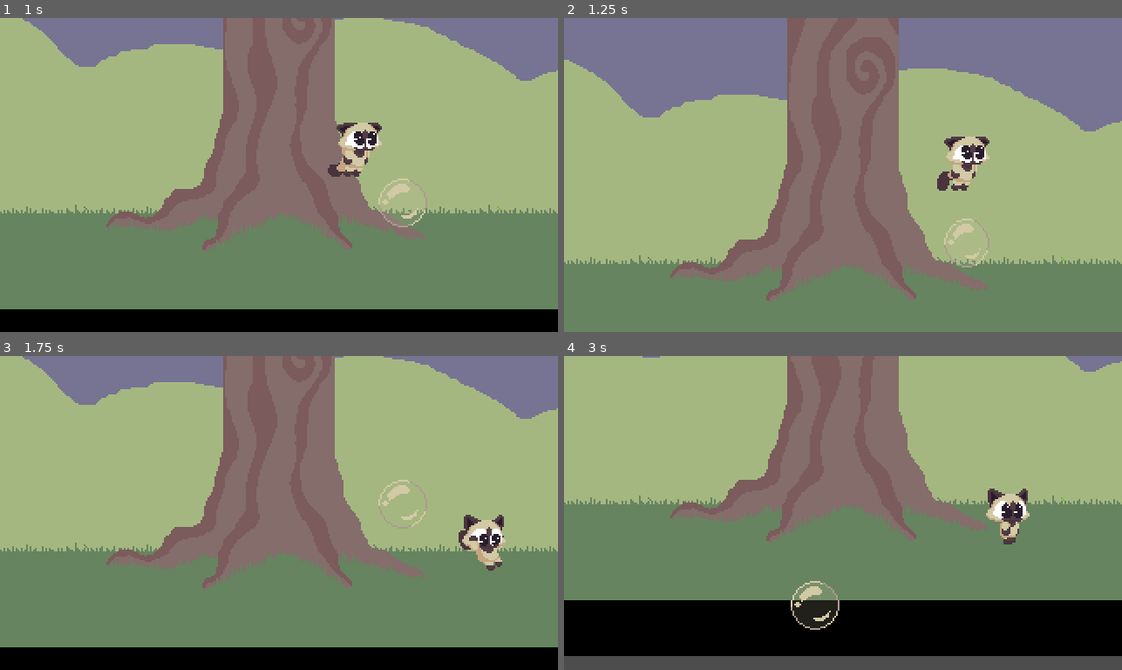
Above: before the commit, frames 1-4 (two rows, left to right).
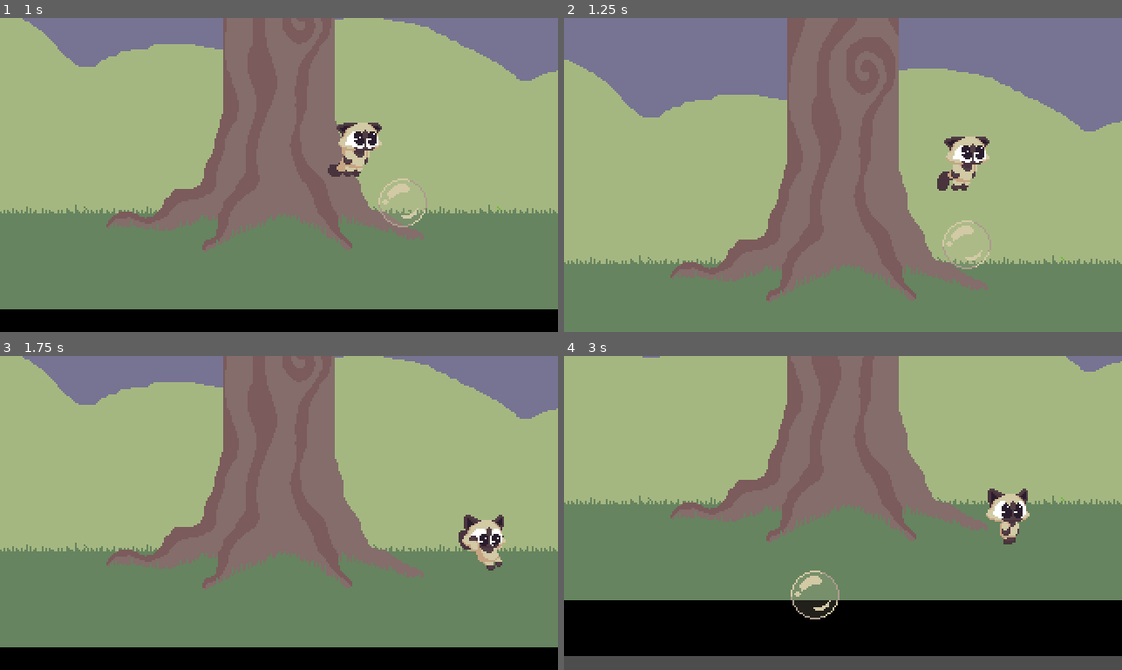
Above: after the commit, the same moments.

Repository: YhagoTomasini/BUbbling_Up
Game: Godot game, scene res://level/level.tscn
Two runs of this game, one before a commit and one after it. Both use one fixed random seed, a clock stepped at 60 frames per second and the inputs below.
Inputs (mouse positions are in pixels of both pictures, inside the frame that each line leads up to):
- Up to frame 1 (1 s): move the mouse to (401, 159) at 0.52 s; hold D (right) from 0.53 s (still down); click (401, 159) at 0.67 s; tap Space (jump) at 0.77 s
- Up to frame 2 (1.25 s): keep holding D (right)
- Up to frame 3 (1.75 s): keep holding D (right); move the mouse to (167, 528) at 1.27 s; tap Space (jump) at 1.52 s
- Up to frame 4 (3 s): move the mouse to (898, 443) at 2.02 s; release D (right) at 2.03 s; hold A (left) 2.03-2.78 s; move the mouse to (815, 575) at 2.77 s; hold D (right) from 2.78 s (still down); click (815, 575) at 2.92 s

Frame 1 is identical in both runs. In frame 2, 0.3% of the frame differs, in the area x 67-77%, y 63-80%; in frame 3, 0.3%; in frame 4, 0.7%, in the area x 40-50%, y 68-88%.

Commit message:
fixed bubble

Diff:
--- a/bubble/bubble.tscn
+++ b/bubble/bubble.tscn
@@ -169,4 +169,5 @@
 
 [connection signal="animation_finished" from="bubble/Sprite2D" to="bubble" method="_on_sprite_2d_animation_finished"]
 [connection signal="area_entered" from="bubble/Area2D" to="bubble" method="_on_area_2d_area_entered"]
+[connection signal="area_exited" from="bubble/Area2D" to="bubble" method="_on_area_2d_area_exited"]
 [connection signal="timeout" from="bubble/Timer" to="bubble" method="_on_timer_timeout"]
--- a/bubble/scripts/bubble.gd
+++ b/bubble/scripts/bubble.gd
@@ -3,28 +3,34 @@
 @export_subgroup("Nodes")
 @export var floatComponent: FloatComponent
 
-@onready var anim = $Sprite2D
-@onready var collider = $CollisionShape2D
-@onready var collider2 = $Area2D/CollisionShape2D
 @onready var timer = $Timer
+
+var wind_force = 0
+var wind_direction = 0
 
 func _ready() -> void:
 	$Timer.start(1)
-	anim.play("Bubbling")
 
 func _physics_process(delta: float) -> void:
 	floatComponent.handleFloat(self, delta)
+
+	if wind_direction != 0:
+		velocity.x += wind_force * wind_direction * delta
+
 	move_and_slide()
 
 func _on_timer_timeout() -> void:
-	anim.play("Popping")
-	await get_tree().create_timer(0.5).timeout
 	queue_free()
-
-
 
 func _on_area_2d_area_entered(area: Area2D) -> void:
 	if area.is_in_group("player"):
-		anim.play("Popping")
-		await get_tree().create_timer(0.5).timeout
 		queue_free()
+	if area.is_in_group("wind"):
+		var is_wind_left = area.get("is_wind_left")
+		wind_direction = 1 if is_wind_left else -1
+		wind_force = 500
+
+func _on_area_2d_area_exited(area: Area2D) -> void:
+	if area.is_in_group("wind"):
+		wind_direction = 0
+		wind_force = 0
--- a/level/camera.gd
+++ b/level/camera.gd
@@ -18,5 +18,3 @@
 	if player_nodes.size() > 0:
 		var player = player_nodes[0] as Node2D
 		target_position = player.global_position
-
-# bruh
